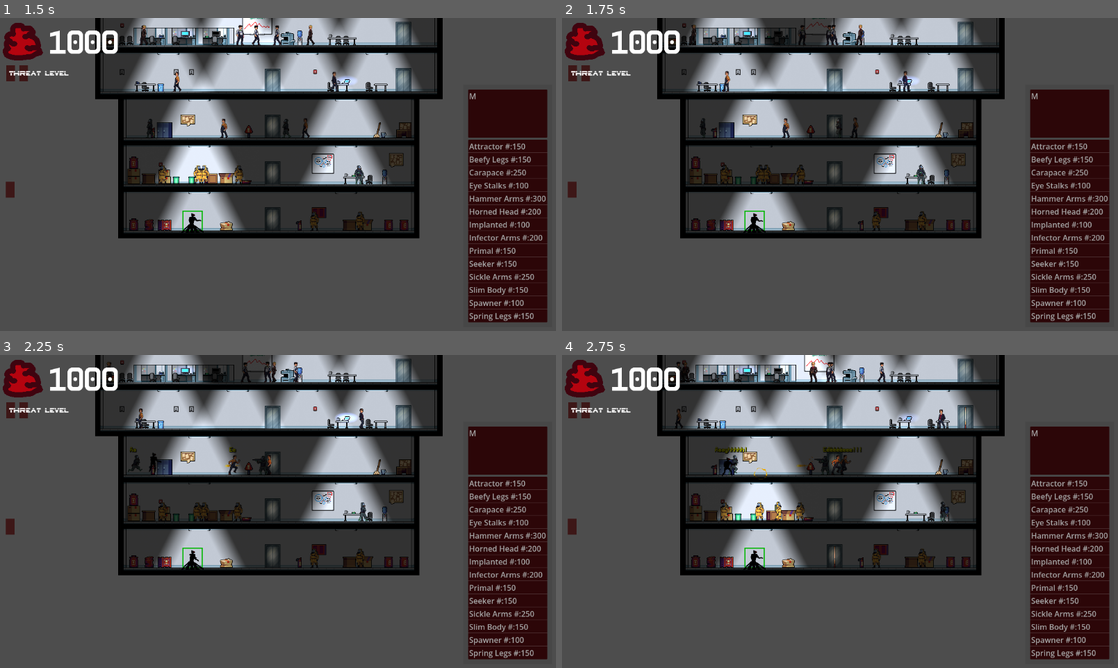
Above: before the commit, frames 1-4 (two rows, left to right).
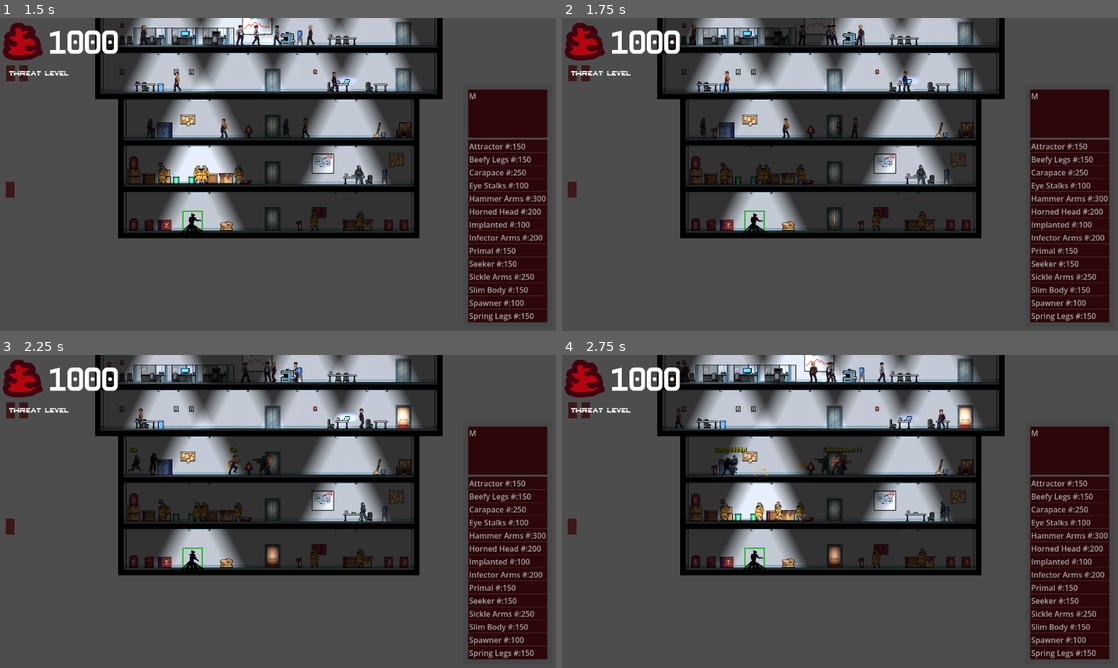
Above: after the commit, the same moments.

Repository: Lambosaurus/wildjam-mutation
Game: Godot game, scene res://ui/start_screen.tscn
Same seed, same stepped clock (60 frames per second), same inputs: the game is played once before the commit and once after it.
Inputs (mouse positions are in pixels of both pictures, inside the frame that each line leads up to):
- Up to frame 1 (1.5 s): click "Start" at 0.5 s; tap Enter at 1.25 s; drag from (194, 221) to (405, 80) at 1.27 s
- Up to frame 2 (1.75 s): no input
- Up to frame 3 (2.25 s): drag from (22, 411) to (405, 417) at 2.02 s
- Up to frame 4 (2.75 s): no input

Frame 1 is identical in both runs. In frame 2, less than 0.1% of the frame differs, in the area x 48-73%, y 16-68%; in frame 3, 0.3%, in the area x 48-74%, y 16-68%; in frame 4, 0.3%.

Commit message:
Elevator fixes

Diff:
--- a/building/components/transporter/elevator/elevator.gd
+++ b/building/components/transporter/elevator/elevator.gd
@@ -39,7 +39,7 @@
 			if not is_instance_valid(body):
 				continue
 			body.global_position = active_floor_stops[target_floor].global_position
-			body.start_action(body.Action.walk, 5, body.Direction.left)
+			body.start_action(body.Action.idle, 0, body.Direction.left)
 		fade_travellers(1, 0.25)
 
 	if state == FloorState.DoorsOpen:
@@ -54,7 +54,7 @@
 		timer.start(wait_time)
 
 	if state == FloorState.DoorsClosing:
-		fade_travellers(0, 1.0)
+		fade_travellers(0.1, 1.0)
 		timer.start(travel_time)
 		target_floor += 1
 		state = FloorState.Travelling
@@ -82,7 +82,7 @@
 	var tween = create_tween()
 
 	for body in traveller_queue:
-		tween.finished.connect(teleport_traveler_to_elevator_interior.bind(body))
 		if not is_instance_valid(body):
 			continue
+		tween.finished.connect(teleport_traveler_to_elevator_interior.bind(body))
 		tween.tween_property(body, "modulate:a", tween_target, tween_time)
--- a/main/main.tscn
+++ b/main/main.tscn
@@ -39,7 +39,7 @@
 position = Vector2(845, -21)
 elevator_interior = NodePath("ElevatorInterior")
 active_floor_stops = [NodePath("PixelFloorStop"), NodePath("PixelFloorStop2"), NodePath("PixelFloorStop3"), NodePath("PixelFloorStop4"), NodePath("PixelFloorStop5")]
-travel_time = 2
+travel_time = 1
 
 [node name="PixelFloorStop" parent="Transporters/Elevator" unique_id=1544292327 instance=ExtResource("10_bsumw")]
 position = Vector2(-9, 495)
@@ -65,7 +65,7 @@
 position = Vector2(574, 268)
 elevator_interior = NodePath("ElevatorInterior2")
 active_floor_stops = [NodePath("PixelFloorStop"), NodePath("PixelFloorStop2"), NodePath("PixelFloorStop3"), NodePath("PixelFloorStop4")]
-travel_time = 2
+travel_time = 1
 
 [node name="PixelFloorStop" parent="Transporters/Elevator3" unique_id=1212278078 instance=ExtResource("10_bsumw")]
 position = Vector2(-9, 494)
@@ -88,7 +88,7 @@
 position = Vector2(1879, -40)
 elevator_interior = NodePath("ElevatorInterior3")
 active_floor_stops = [NodePath("PixelFloorStop6"), NodePath("PixelFloorStop5")]
-travel_time = 2
+travel_time = 1
 
 [node name="PixelFloorStop6" parent="Transporters/Elevator2" unique_id=633424822 instance=ExtResource("10_bsumw")]
 position = Vector2(-1323, 34)
@@ -105,7 +105,7 @@
 position = Vector2(1612, -132)
 elevator_interior = NodePath("ElevatorInterior4")
 active_floor_stops = [NodePath("PixelFloorStop6"), NodePath("PixelFloorStop5")]
-travel_time = 2
+travel_time = 1
 
 [node name="PixelFloorStop6" parent="Transporters/Elevator4" unique_id=774658696 instance=ExtResource("10_bsumw")]
 position = Vector2(-1319, 31)
